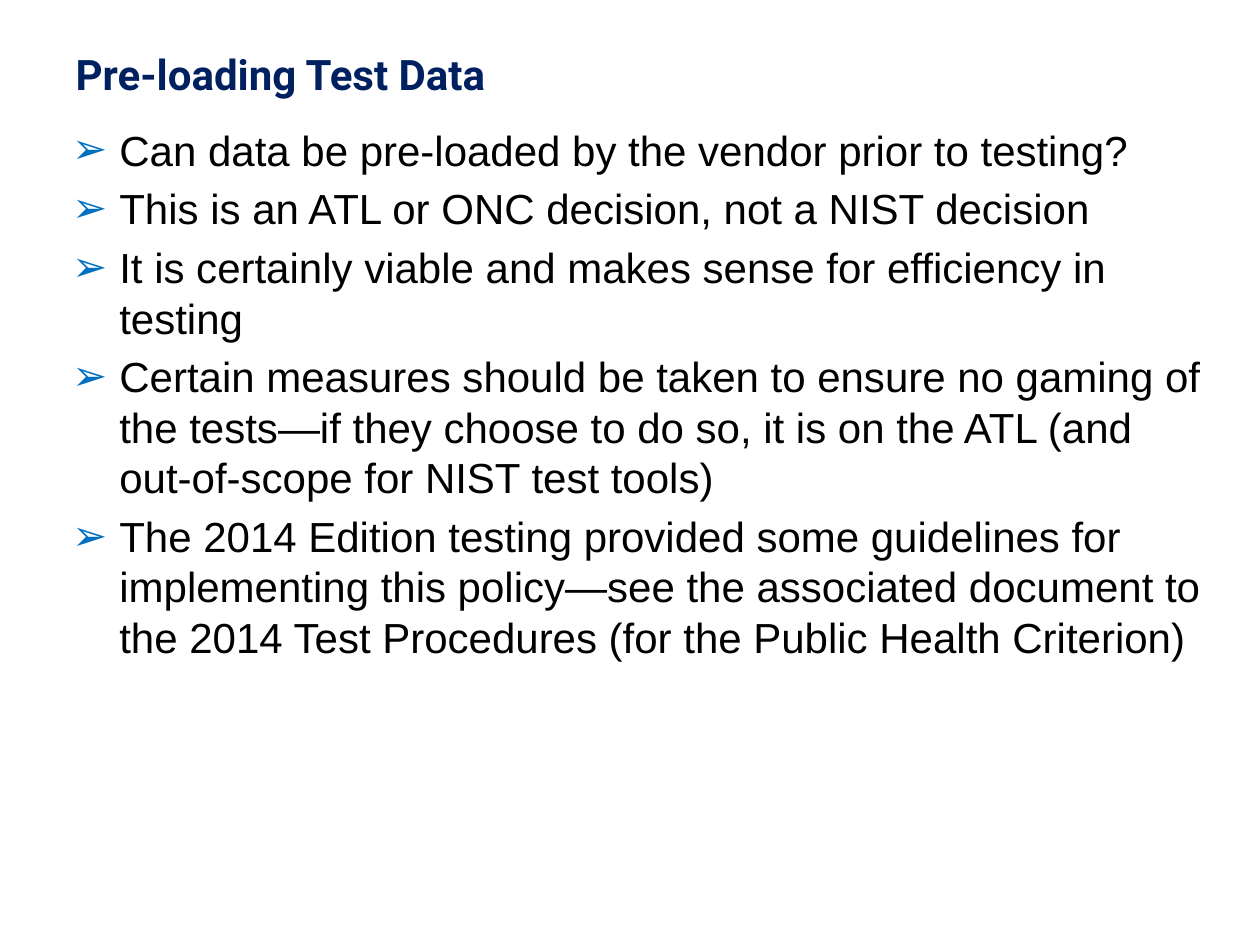
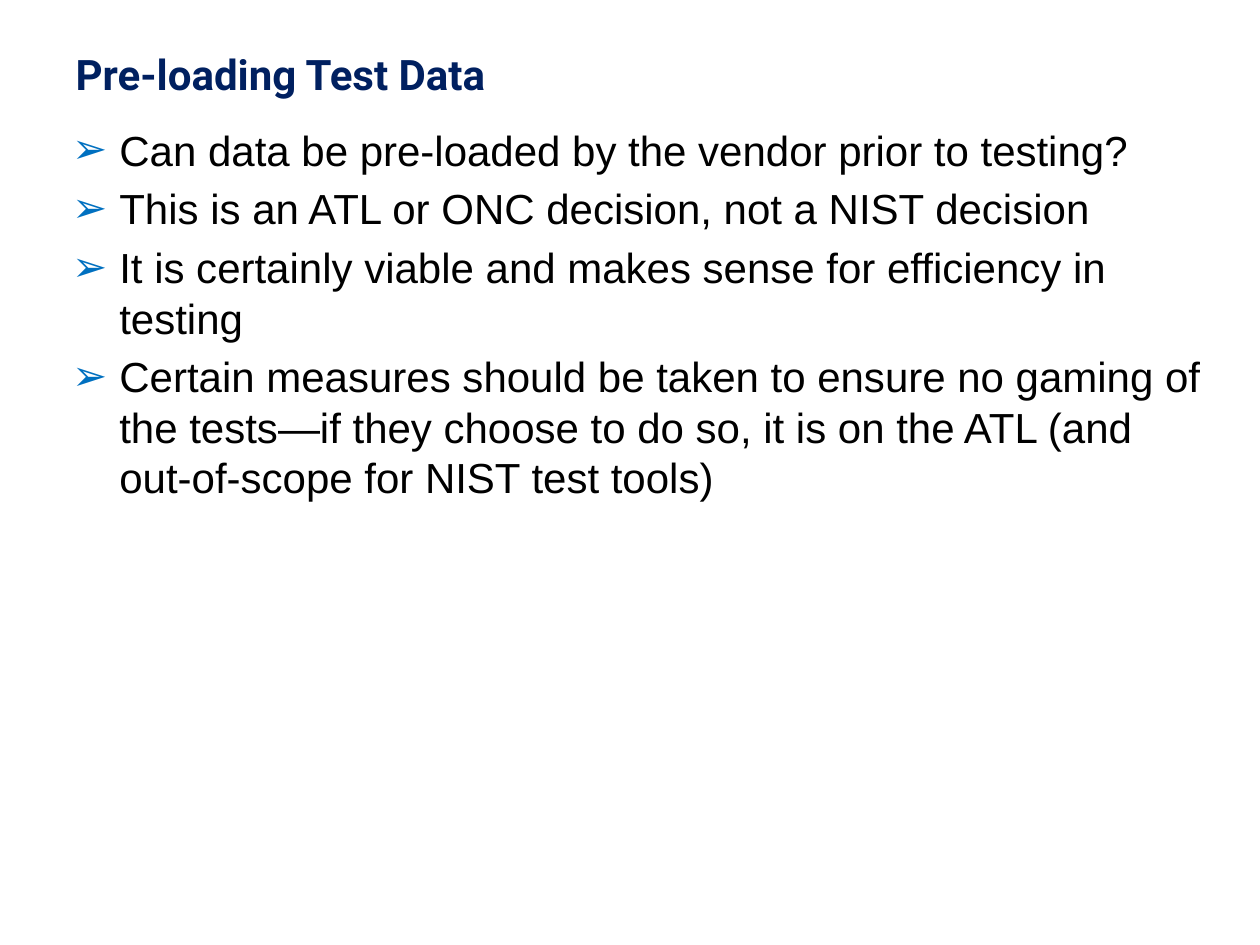
Before and after one commit to usnistgov/hit-iz-tool, a slide deck: slide 18 of hit-iz-resource/src/main/resources/Documentation/UserDocs/app/NIST-HL7v2-Understanding-Validation.pptx. Drawn at 1260x945 pixels with LibreOffice and Linux fonts; fonts in the diff are those of the drawing; background and template pictures are left out. Boxes give left, top, right and bottom in pixels: in the first picture for what was removed or moved away, otherwise in the second. Text is boxed around its words. In the diff, an @@ line names an element or a change of style, - is before the commit and + after.

Commit message:
update mostly removing the 2015 reference in tool and documents

```diff
--- a/hit-iz-resource/src/main/resources/Documentation/UserDocs/app/NIST-HL7v2-Understanding-Validation.pptx
+++ b/hit-iz-resource/src/main/resources/Documentation/UserDocs/app/NIST-HL7v2-Understanding-Validation.pptx
@@ text at bbox=[119, 521, 1200, 661]: paragraph removed @@
-➢ The 2014 Edition testing provided some guidelines for implementing this policy—see the associated document to the 2014 Test Procedures (for the Public Health Criterion)
```
Also in this commit, not shown: 2 other slides changed, 14 other files.
